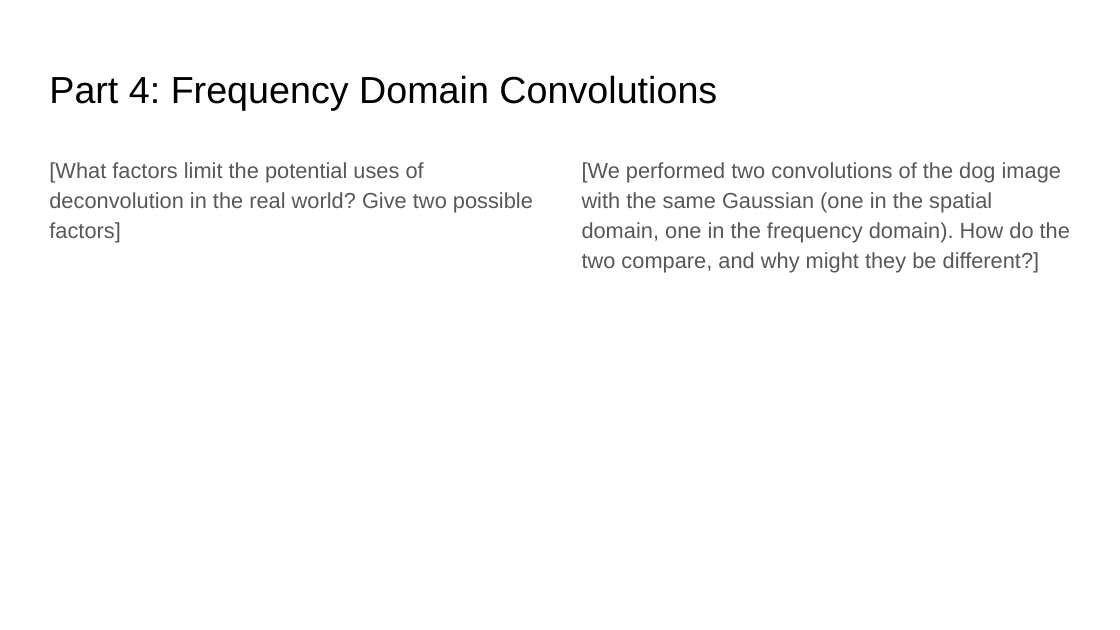
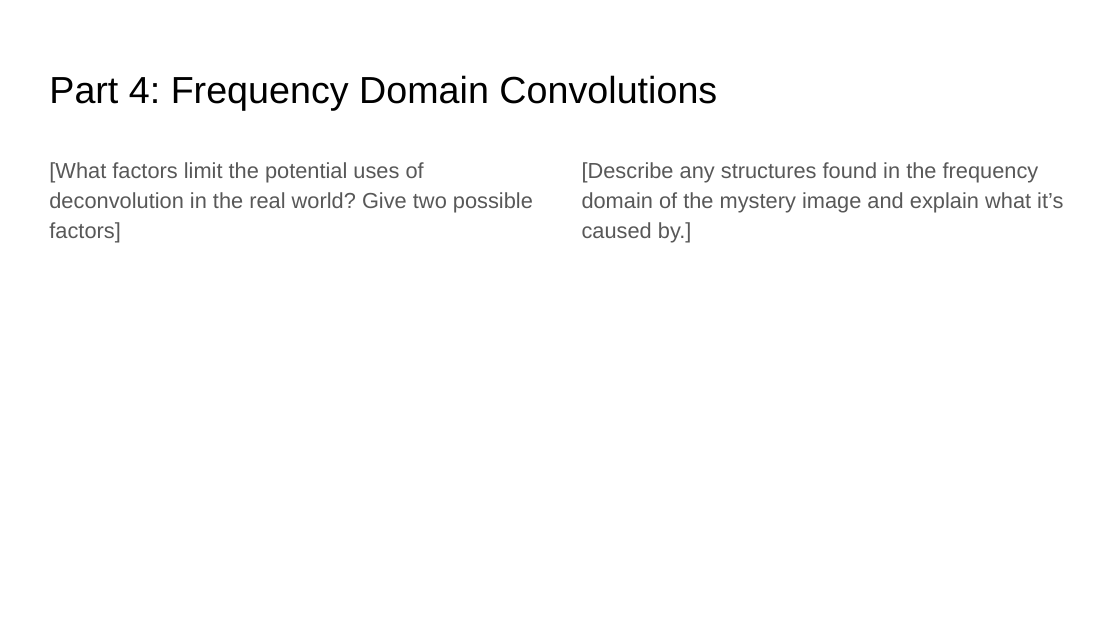
Before and after one commit to aashutoshav/Computer-Vision-Project-1, a slide deck: slide 20 of docs/report.pptx. Drawn at 1120x630 pixels with LibreOffice and Linux fonts; fonts in the diff are those of the drawing. Boxes give left, top, right and bottom in pixels: in the first picture for what was removed or moved away, otherwise in the second. Text is boxed around its words. In the diff, an @@ line names an element or a change of style, - is before the commit and + after.

Commit message:
New part 4 question

```diff
--- a/docs/report.pptx
+++ b/docs/report.pptx
@@ text at [582, 162, 1063, 242]: text changed @@
-[We performed two convolutions of the dog image with the same Gaussian (one in the spatial domain, one in the frequency domain). How do the two compare, and why might they be different?]
+[Describe any structures found in the frequency domain of the mystery image and explain what it’s caused by.]
```
